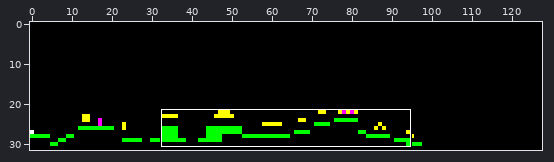
One commit to this sprite sheet: core/assets/levels/My_level-01.png. Above, an overview of the earlier version with the close-up marked.
Close-up. The starting point:
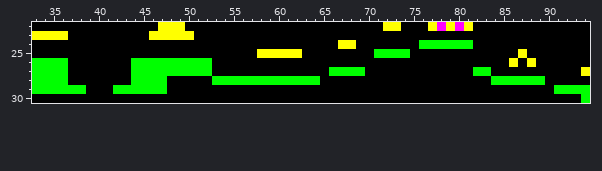
The file is 128x32 pixels. Shown: x 33..94, y 22..30.
Once edited:
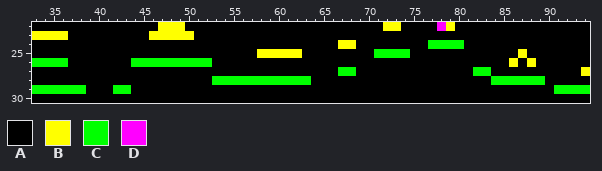
Palette (. is transparent): A #000000  B #ffff00  C #00ff00  D #ff00ff
The exact change:
{"y":22,"x":77,"old":"B","new":"A"}
{"y":22,"x":80,"old":"DB","new":"AA"}
{"y":24,"x":76,"old":"C","new":"A"}
{"y":24,"x":81,"old":"C","new":"A"}
{"y":27,"x":33,"old":"CCCC","new":"AAAA"}
{"y":27,"x":44,"old":"CCCCCCCCC","new":"AAAAAAAAA"}
{"y":27,"x":66,"old":"C","new":"A"}
{"y":27,"x":69,"old":"C","new":"A"}
{"y":28,"x":33,"old":"CCCC","new":"AAAA"}
{"y":28,"x":44,"old":"CCCC","new":"AAAA"}
{"y":28,"x":64,"old":"C","new":"A"}
{"y":29,"x":44,"old":"CCCC","new":"AAAA"}
{"y":30,"x":94,"old":"C","new":"A"}
